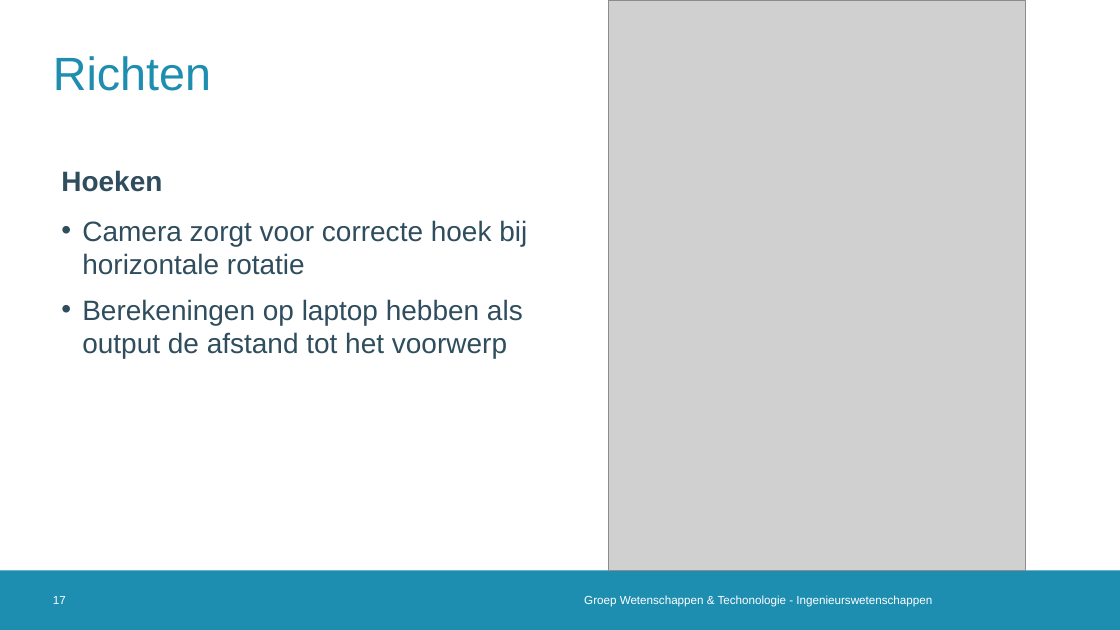
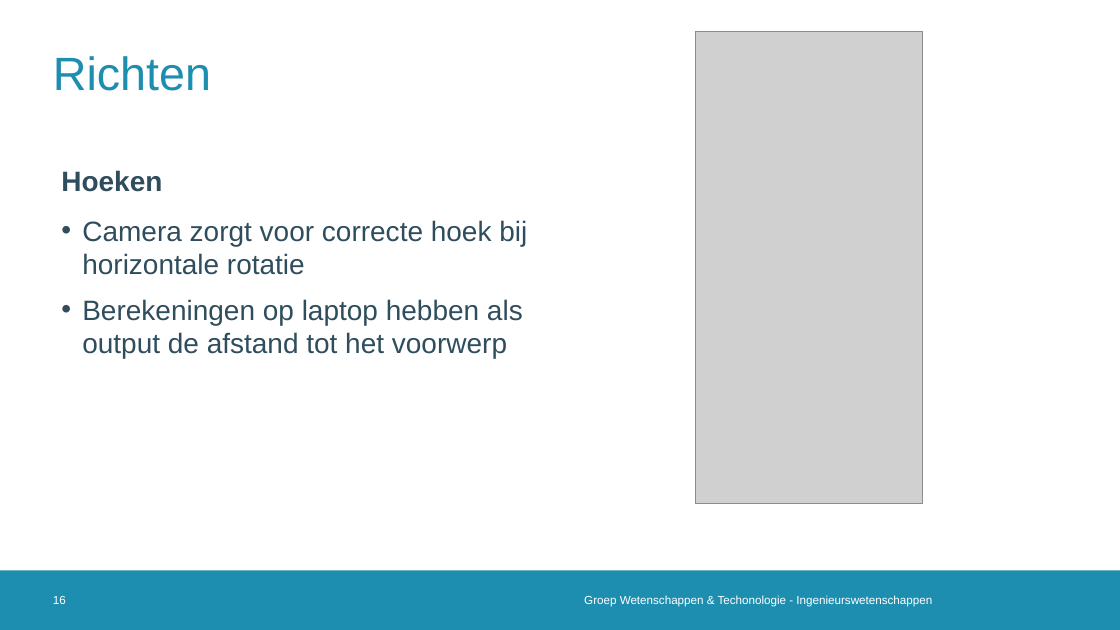
Before and after one commit to 2023-2022-KULAK-IW/2022_2023_Probleemoplossen_en_Ontwerpen_2, a slide deck: slide 16 of LATEX + ppt/Tussentijdse Presentatie .pptx (slide 17 before the commit). Drawn at 1120x630 pixels with LibreOffice and Linux fonts; fonts in the diff are those of the drawing; grey boxes stand for pictures; background and template pictures are left out. Boxes give left, top, right and bottom in pixels: in the first picture for what was removed or moved away, otherwise in the second. Text is boxed around its words. In the diff, an @@ line names an element or a change of style, - is before the commit and + after.

```diff
--- a/LATEX + ppt/Tussentijdse Presentatie .pptx
+++ b/LATEX + ppt/Tussentijdse Presentatie .pptx
@@ picture removed at (609, 0, 1025, 571) @@
@@ picture added at (696, 32, 923, 504) @@
@@ page number at (53, 596, 66, 604): text changed @@
-17
+16
```
Also in this commit, not shown: 4 other slides changed, 1 slide removed, 28 other files.
